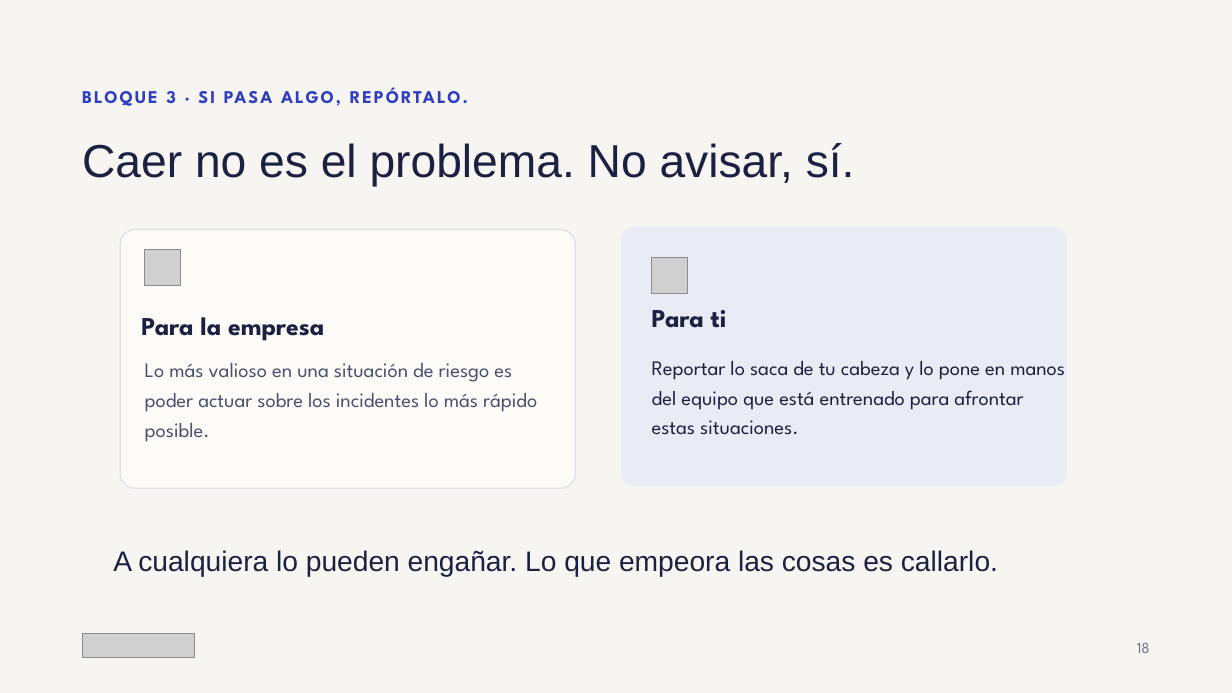
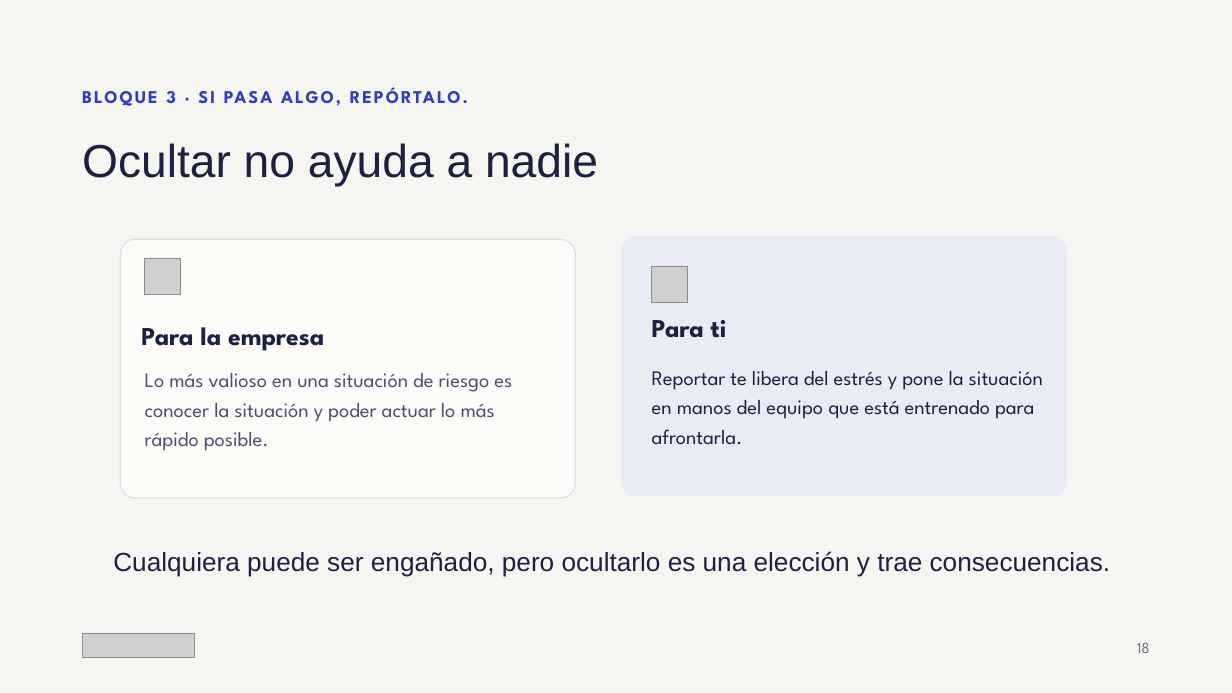
Before and after one commit to pralogy/claudecloudetemasgenerales, a slide deck: slide 18 of Ciberseguridad_sin_ansiedad.pptx. Drawn at 1232x693 pixels with LibreOffice and Linux fonts; fonts in the diff are those of the drawing; grey boxes stand for pictures. Boxes give left, top, right and bottom in pixels: in the first picture for what was removed or moved away, otherwise in the second. Text is boxed around its words. In the diff, an @@ line names an element or a change of style, - is before the commit and + after.

```diff
--- a/Ciberseguridad_sin_ansiedad.pptx
+++ b/Ciberseguridad_sin_ansiedad.pptx
@@ title at (82, 143, 598, 186): text changed @@
-Caer no es el problema. No avisar, sí.
+Ocultar no ayuda a nadie
@@ 2 pictures, 2 texts, 2 rounded rectangles: place and size @@
-2 pictures, 2 texts, 2 rounded rectangles at (120, 226, 1067, 488)
+2 pictures, 2 texts, 2 rounded rectangles at (120, 237, 1067, 498)
@@ text at (145, 373, 512, 451): text changed @@
-Lo más valioso en una situación de riesgo es poder actuar sobre los incidentes lo más rápido posible.
+Lo más valioso en una situación de riesgo es conocer la situación y poder actuar lo más rápido posible.
@@ text at (652, 371, 1043, 445): text changed @@
-Reportar lo saca de tu cabeza y lo pone en manos del equipo que está entrenado para afrontar estas situaciones.
+Reportar te libera del estrés y pone la situación en manos del equipo que está entrenado para afrontarla.
@@ text at (113, 551, 1110, 577): text changed; size 22 to 20.4 pt @@
-A cualquiera lo pueden engañar. Lo que empeora las cosas es callarlo.
+Cualquiera puede ser engañado, pero ocultarlo es una elección y trae consecuencias.
```
Also in this commit, not shown: 6 other slides changed, 5 slides added, 1 slide removed.
